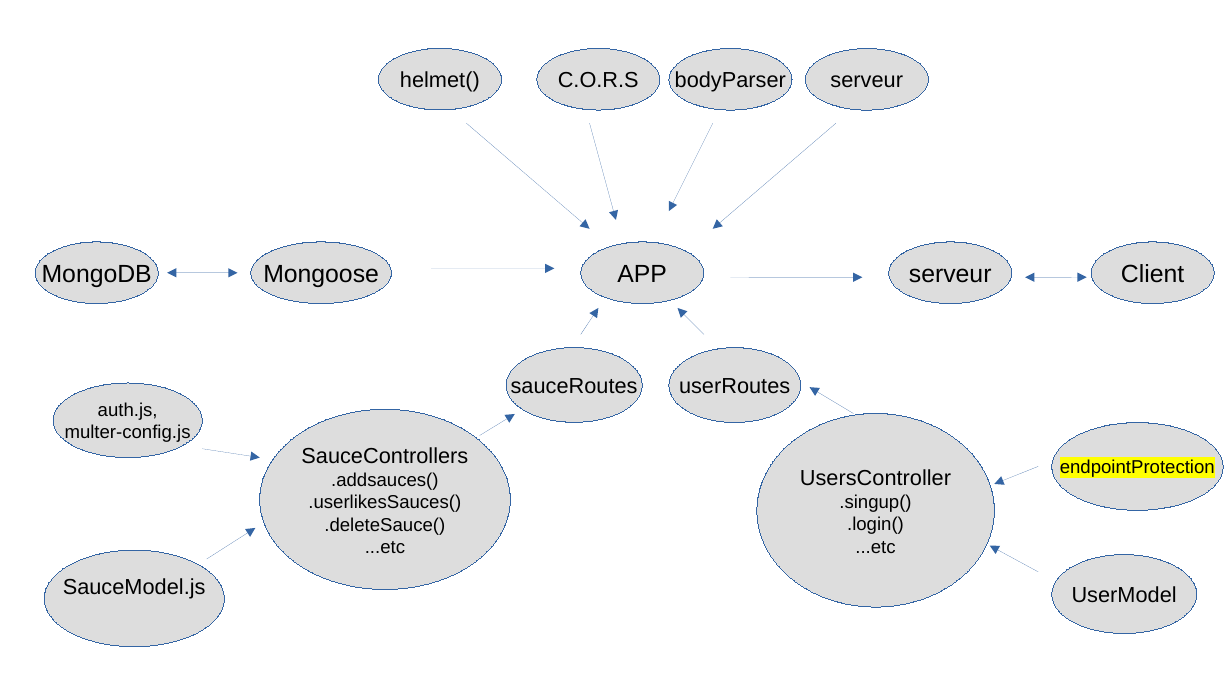
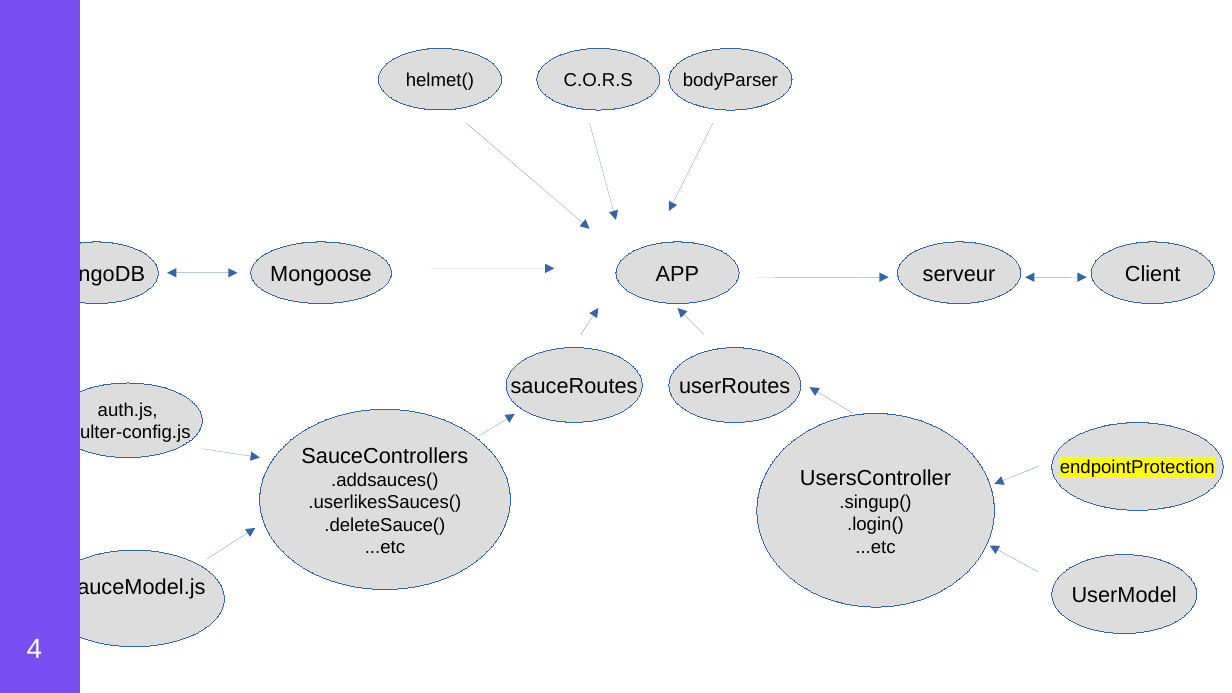
Before and after one commit to danielOuattara/Openclassroom_P6_15_01_2021, a slide deck: slide 4 of schema_global.odp (slide 1 before the commit). Drawn at 1232x693 pixels with LibreOffice and Linux fonts; fonts in the diff are those of the drawing. Boxes give left, top, right and bottom in pixels: in the first picture for what was removed or moved away, otherwise in the second. Text is boxed around its words. In the diff, an @@ line names an element or a change of style, - is before the commit and + after.

```diff
--- a/schema_global.odp
+++ b/schema_global.odp
@@ rectangle added at box(0, 0, 79, 693), fill #774EF1, outline #774EF1 0 pt @@
@@ size 14 to 12 pt in 3 elements at box(379, 48, 502, 110), box(537, 48, 660, 110), box(670, 48, 793, 110) @@
@@ ellipse removed at box(806, 48, 929, 110) @@
-serveur
@@ arrow removed from (836, 123) to (713, 229) @@
@@ size 16 to 14 pt in 5 elements at box(1091, 243, 1214, 304), box(35, 243, 158, 304), box(250, 243, 391, 304), box(898, 243, 1021, 304), box(616, 243, 739, 304) @@
@@ ellipse "APP": place and size @@
-ellipse "APP" at box(581, 243, 704, 304)
+ellipse "APP" at box(616, 243, 739, 304)
@@ ellipse "serveur": place and size @@
-ellipse "serveur" at box(889, 243, 1012, 304)
+ellipse "serveur" at box(898, 243, 1021, 304)
@@ arrow moved from (731, 277) - (863, 277) to (757, 277) - (889, 277) @@
@@ page number added at box(27, 639, 43, 658), 18 pt, text #FFFFFF @@
+4
```
Also in this commit, not shown: 19 slides added, 13 other files.
